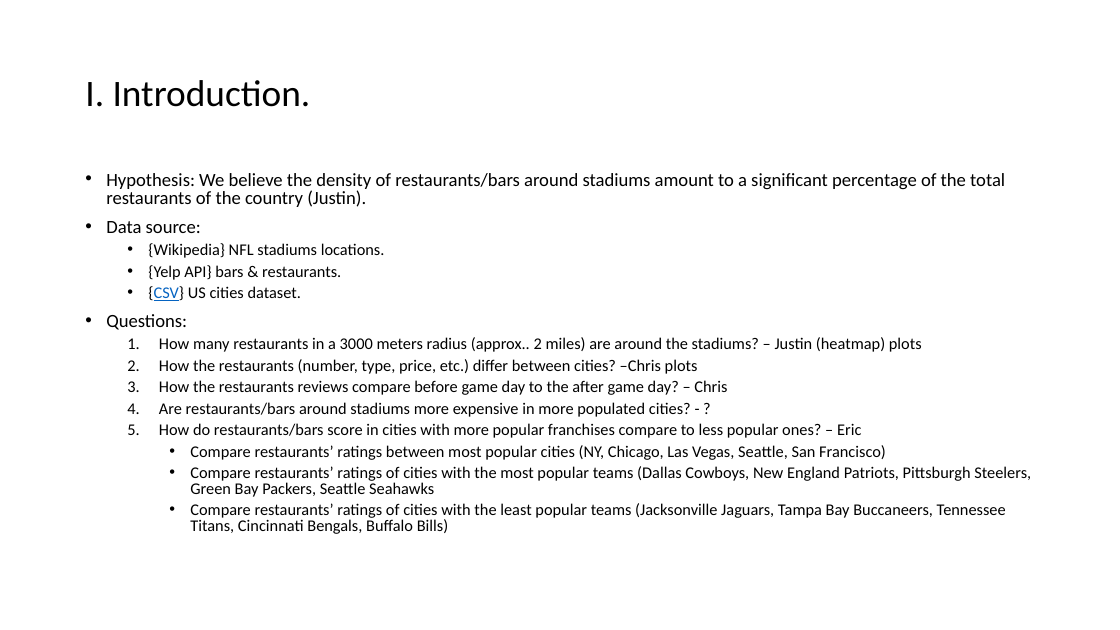
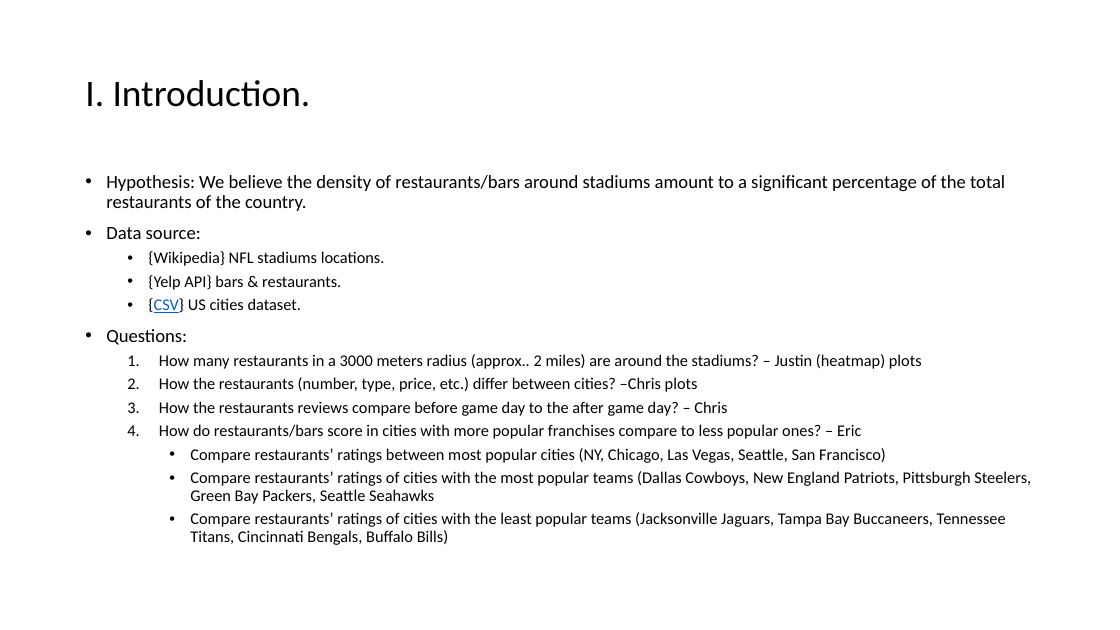
Before and after one commit to jjying89/Yelp-Restaurants-Analysis, a slide deck: slide 3 of Presentation/Team_4-Restaurant_Density_Analysis..pptx. Drawn at 1120x630 pixels with LibreOffice and Linux fonts; fonts in the diff are those of the drawing. Boxes give left, top, right and bottom in pixels: in the first picture for what was removed or moved away, otherwise in the second. Text is boxed around its words. In the diff, an @@ line names an element or a change of style, - is before the commit and + after.

Commit message:
javier&eric slides added to presentation

```diff
--- a/Presentation/Team_4-Restaurant_Density_Analysis..pptx
+++ b/Presentation/Team_4-Restaurant_Density_Analysis..pptx
@@ text at box(106, 175, 1005, 211): text changed @@
-• Hypothesis: We believe the density of restaurants/bars around stadiums amount to a significant percentage of the total restaurants of the country (Justin).
+• Hypothesis: We believe the density of restaurants/bars around stadiums amount to a significant percentage of the total restaurants of the country.
@@ text at box(106, 227, 1031, 545): line spacing 0.8 to 0.9 @@
@@ text at box(159, 402, 691, 417): paragraph removed @@
-  4. Are restaurants/bars around stadiums more expensive in more populated cities? - ?
```
Also in this commit, not shown: 1 other slide changed, 7 slides added, 1 slide removed, 1 other file.
